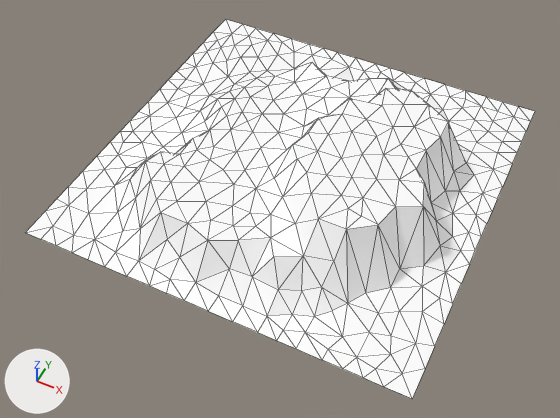
The FBX model LSystemsMG/Content/terrain-tiles/terrain001.fbx as it was, and as the next commit left it.
Both versions are drawn from a 50 mm lens placed at (55.2, -40.8, 72.7), pointed at (26.3, 17.0, 0.5). Every picture has the same lights, and +X, +Y and +Z are marked at lower left. Mesh edges are drawn as thin lines.

Names of what the first picture shows: 'CPT_Terrain_M_f_21'.
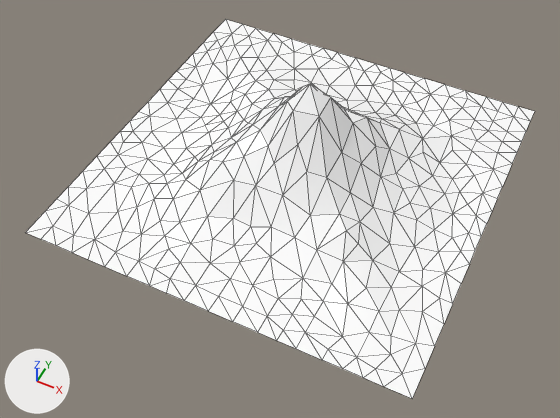
Commit message: slightly more interesting terrain

Patch to the scene script:
```diff
--- a/LSystemsMG/Content/terrain-tiles/terrain001.fbx.py
+++ b/LSystemsMG/Content/terrain-tiles/terrain001.fbx.py
@@ me_cpt_terrain_m_f_21_004 @@
 # used by ob_cpt_terrain_m_f_21; location = (0.0, 0.0, 0.0)
 # verts and faces of me_cpt_terrain_m_f_21_004; kept vertices keep their numbers, new ones are numbered from 347
 # before: 204 (40.5, 48.1, 0.0) at pixel (465, 99)
-me_cpt_terrain_m_f_21_004.from_pydata(...)  # 347 vertices, 618 faces; spans x 0.0..50.0, y 0.0..50.0, z -0.1..7.6
+me_cpt_terrain_m_f_21_004.from_pydata(...)  # 346 vertices, 616 faces; spans x 0.0..50.0, y 0.0..50.0, z -0.2..15.2
+# me_cpt_terrain_m_f_21_004 part 1
+# 1 vertex is removed from x 38.3, y 6.0, z 0.4
+# 4 faces are deleted
+# 11 vertices in x 3.9..46.9, y 17.6..45.3, z -0.1..0.2 move by (0.0, 0.0, -0.1)
+# 5 vertices in x 11.7..28.9, y 9.4..39.1, z 4.4..4.6 move by (0.0, 0.0, -3.4)
+# 4 vertices in x 2.3..43.0, y 9.4..44.9, z 0.0..0.1 move by (0.0, 0.0, 0.1)
+# 4 vertices in x 17.2..43.7, y 13.3..35.2, z 1.5..7.5 move by (0.0, 0.0, -1.5)
+# 4 vertices in x 2.3..44.9, y 9.6..42.6, z 0.0..4.6 move by (0.0, 0.0, 0.2)
+# 4 vertices in x 9.4..36.3, y 8.6..24.8, z 4.5..7.5 move by (0.0, 0.0, -3.9)
+# 160 vertices move from x 4.8..46.1, y 2.5..45.3, z -0.1..7.6 to x 5.2..46.1, y 2.5..45.3, z -0.2..15.2
+# 2 new faces join them
+# me_cpt_terrain_m_f_21_004 part 2
+verts[204] = (40.6, 48.4, -0.1)  # moved, pixel (467, 98)
 me_cpt_terrain_m_f_21_004.materials.append(mat_terrain_atlas_690)
```

Boxes [x1, y1, x2, y2] around the edits, measured in the pictures (560 x 418 px; the box of a moved part takes in the faces that stretch with it):
part 1 of me_cpt_terrain_m_f_21_004, cut back: [75, 44, 504, 343] in both
part 2 of me_cpt_terrain_m_f_21_004, moved or reshaped: [451, 91, 481, 108] in both
